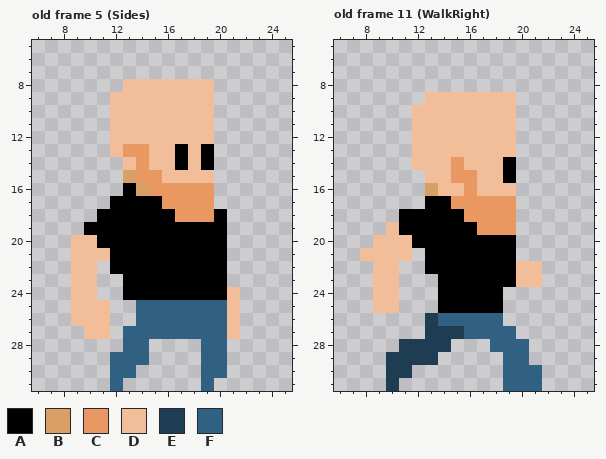
Pixel-art file -- public/assets/Brute-001.aseprite. The picture above was drawn from the file before the commit.
32x32 pixels, 17 frames. Shown: old frame 5 (Sides): x 6..25, y 5..31; old frame 11 (WalkRight): x 6..25, y 5..31. The commit also changed other frames, which this record leaves out.
Palette (. is transparent): A #000000  B #d9a066  C #ea9861  D #f2bd99  E #1e3d52  F #306082
Pixels before, old frame 5 (Sides), first column x 9:
 8 ....DDDDDDD..
 9 ...DDDDDDDD..
10 ...DDDDDDDD..
11 ...DDDDDDDD..
12 ...DDDDDDDD..
13 ...DCCDDADA..
14 ....DCDDADA..
15 ....BCCDDDD..
16 ....ABCCCCC..
17 ...AAAACCCC..
18 ..AAAAAACCCA.
19 .AAAAAAAAAAA.
20 DDAAAAAAAAAA.
21 DDDAAAAAAAAA.
22 DD.AAAAAAAAA.
23 DD..AAAAAAAA.
24 DD..AAAAAAAAD
25 DDD..FFFFFFFD
26 DDD..FFFFFFFD
27 .DD.FFFFFFFFD
28 ....FF....FF.
29 ...FFF....FF.
30 ...FF.....FF.
31 ...F......F..
Pixels before, old frame 11 (WalkRight), first column x 8:
 9 .....DDDDDDD..
10 ....DDDDDDDD..
11 ....DDDDDDDD..
12 ....DDDDDDDD..
13 ....DDDDDDDD..
14 ....DDDCDDDA..
15 .....DDCCDDA..
16 .....BDDCDDD..
17 .....AACCCCC..
18 ...AAAAACCCC..
19 ..DAAAAAACCC..
20 .DDDAAAAAAAA..
21 DDDD.AAAAAAA..
22 .DD..AAAAAAADD
23 .DD...AAAAAADD
24 .DD...AAAAA...
25 .DD...AAAAA...
26 .....EFFFFF...
27 .....EEEFFFF..
28 ...EEEE...FFF.
29 ..EEEE.....FF.
30 ..EE.......FFF
31 ..E........FFF
The same view after the edit:
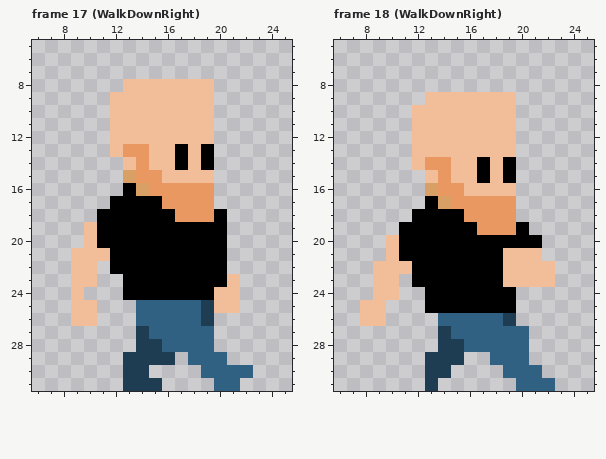
A new or re-ordered frame is compared with the old frame closest to it.
Log entry: Finished Brute walking animation
Diff:
frames 17 -> 72
Changed rows in their new state; - is an unchanged pixel.
Frame 17 (WalkDownRight) is new; against old frame 5 (Sides):
first column x 9:
19 -D------------
20 .-------------
23 ------------D-
24 -.---------D--
25 --.-------ED--
26 --.-------E..-
27 -..-.E-----..-
28 ----.EEFFF-.--
29 ---.EEEE-F----
30 ---.EE------FF
31 ---.EEE---.FF-
Frame 18 (WalkDownRight) is new; against old frame 11 (WalkRight):
first column x 8:
14 -----CCD-A-----
15 ------CDDA-----
16 ------CCD------
17 ------B--------
18 ---.-----------
19 --.---------A--
20 -.-A--------AA-
21 ..-AA------DDD-
22 ---DA------D--D
23 ----AA-----D--D
24 -----A-----A---
25 D-.--A-----A---
26 DD---.-----E---
27 -----.-F----F--
28 ---...-EFF-----
29 --...-EE--F----
30 --..-EE--------
31 --.--E-----.--F
